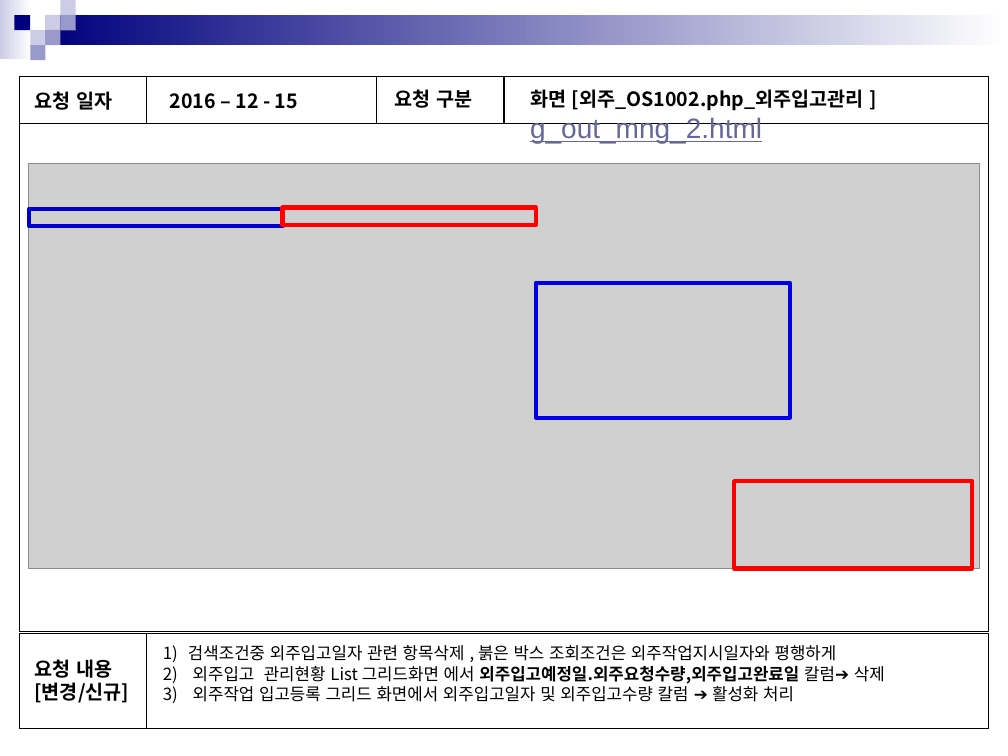
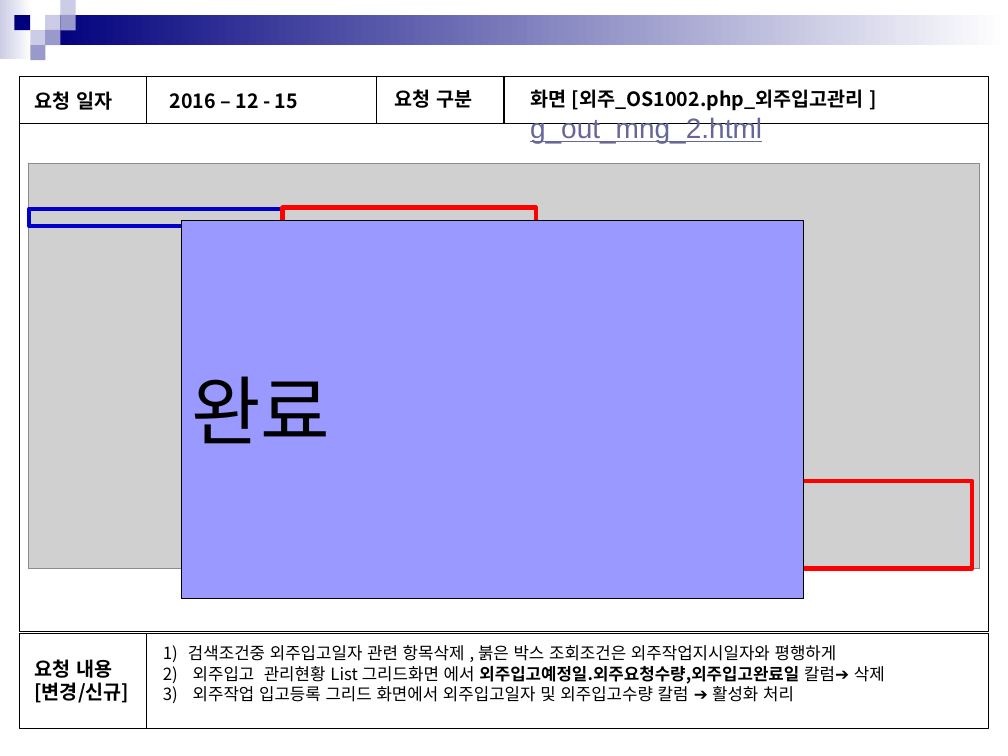
Before and after one commit to in-yong/sinsin_project, a slide deck: slide 58 of 공유문서/수정요청/수정요청_1215_1030/화면점검.pptx. Drawn at 1008x756 pixels with LibreOffice and Linux fonts; fonts in the diff are those of the drawing; grey boxes stand for pictures. Boxes give left, top, right and bottom in pixels: in the first picture for what was removed or moved away, otherwise in the second. Text is boxed around its words. In the diff, an @@ line names an element or a change of style, - is before the commit and + after.

```diff
--- a/공유문서/수정요청/수정요청_1215_1030/화면점검.pptx
+++ b/공유문서/수정요청/수정요청_1215_1030/화면점검.pptx
@@ rectangle added at box(181, 221, 803, 599), fill #9999FF, outline #000000 0.75 pt, 54 pt, text #000000 @@
+완료
@@ rectangle removed at box(536, 283, 790, 418) @@
```
Also in this commit, not shown: 4 other slides changed, 22 other files.
